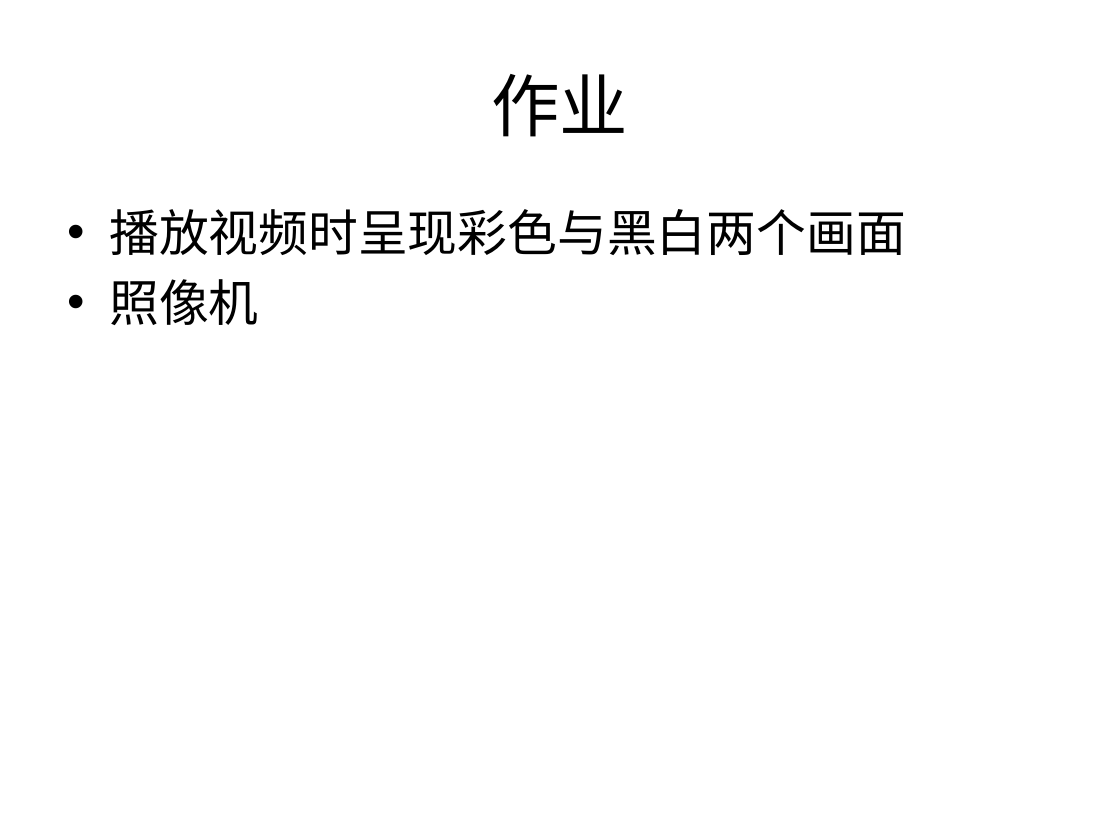
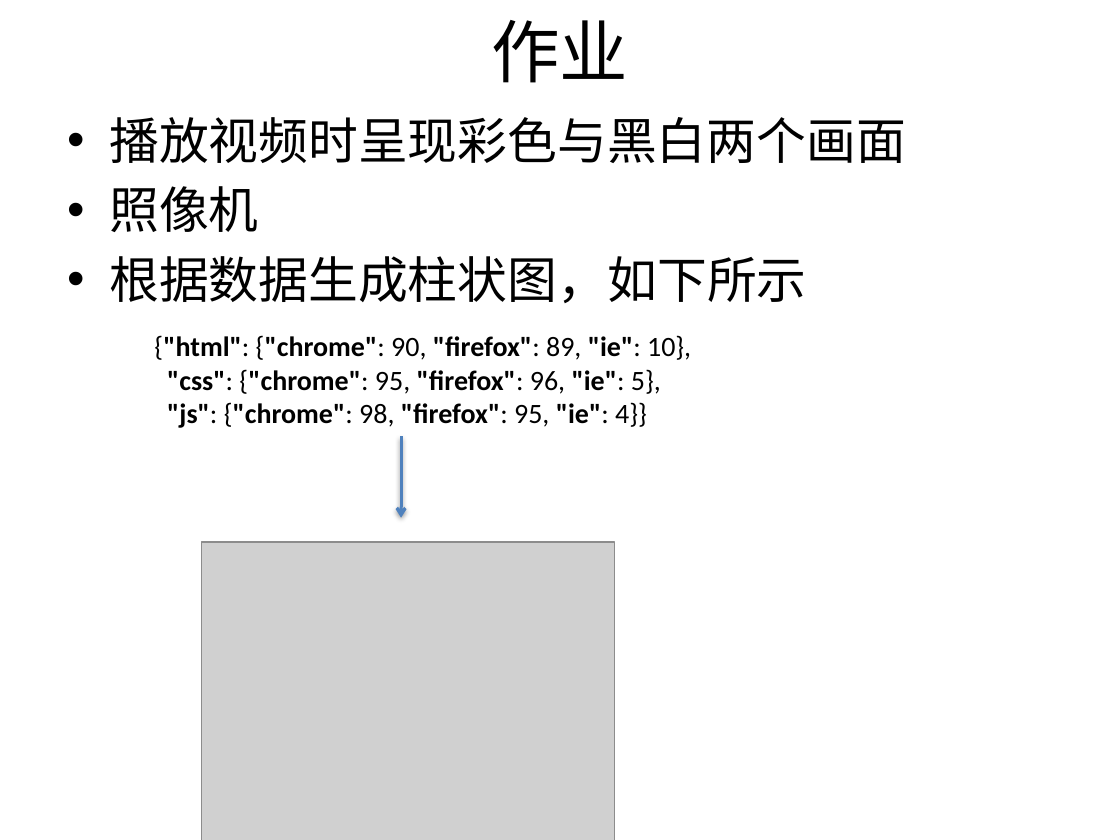
Before and after one commit to plter/HTML5Course20160612, a slide deck: slide 50 of Web前端教学记录.pptx (slide 49 before the commit). Drawn at 1120x840 pixels with LibreOffice and Linux fonts; fonts in the diff are those of the drawing; grey boxes stand for pictures. Boxes give left, top, right and bottom in pixels: in the first picture for what was removed or moved away, otherwise in the second. Text is boxed around its words. In the diff, an @@ line names an element or a change of style, - is before the commit and + after.

Commit message:
添加作业描述

```diff
--- a/Web前端教学记录.pptx
+++ b/Web前端教学记录.pptx
@@ title "作业": place and size @@
-title "作业" at <box>491,74,628,137</box>
+title "作业" at <box>491,20,628,83</box>
@@ text "播放视频时呈现彩色与黑白两个画面": place and size @@
-text "播放视频时呈现彩色与黑白两个画面" at <box>109,209,906,325</box>
+text "播放视频时呈现彩色与黑白两个画面" at <box>109,117,906,303</box>
@@ text at <box>109,256,807,303</box>: paragraph added @@
+• 根据数据生成柱状图，如下所示
@@ text added at <box>154,335,691,428</box>, 18 pt, text #000000, bold @@
+{"html": {"chrome": 90, "firefox": 89, "ie": 10},
+"css": {"chrome": 95, "firefox": 96, "ie": 5},
+"js": {"chrome": 98, "firefox": 95, "ie": 4}}
@@ arrow added from (401, 437) to (401, 517), #4F81BD 2 pt @@
@@ picture added at <box>202,542,614,840</box> @@
```
Also in this commit, not shown: 1 slide added, 1 other file.
